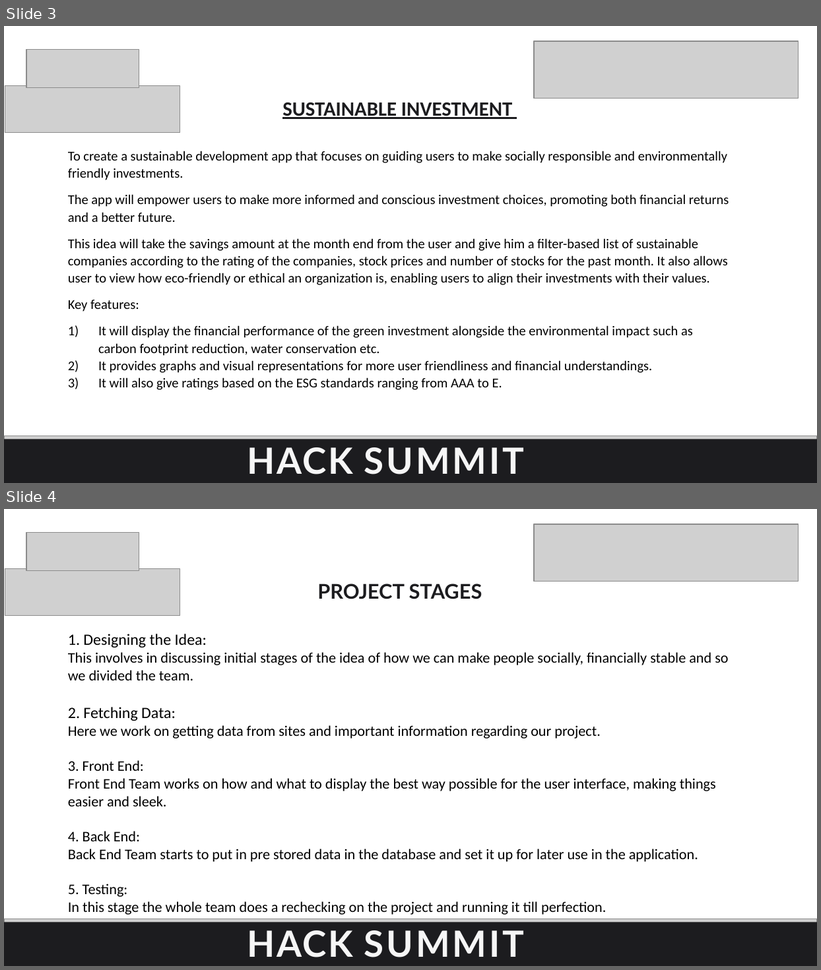
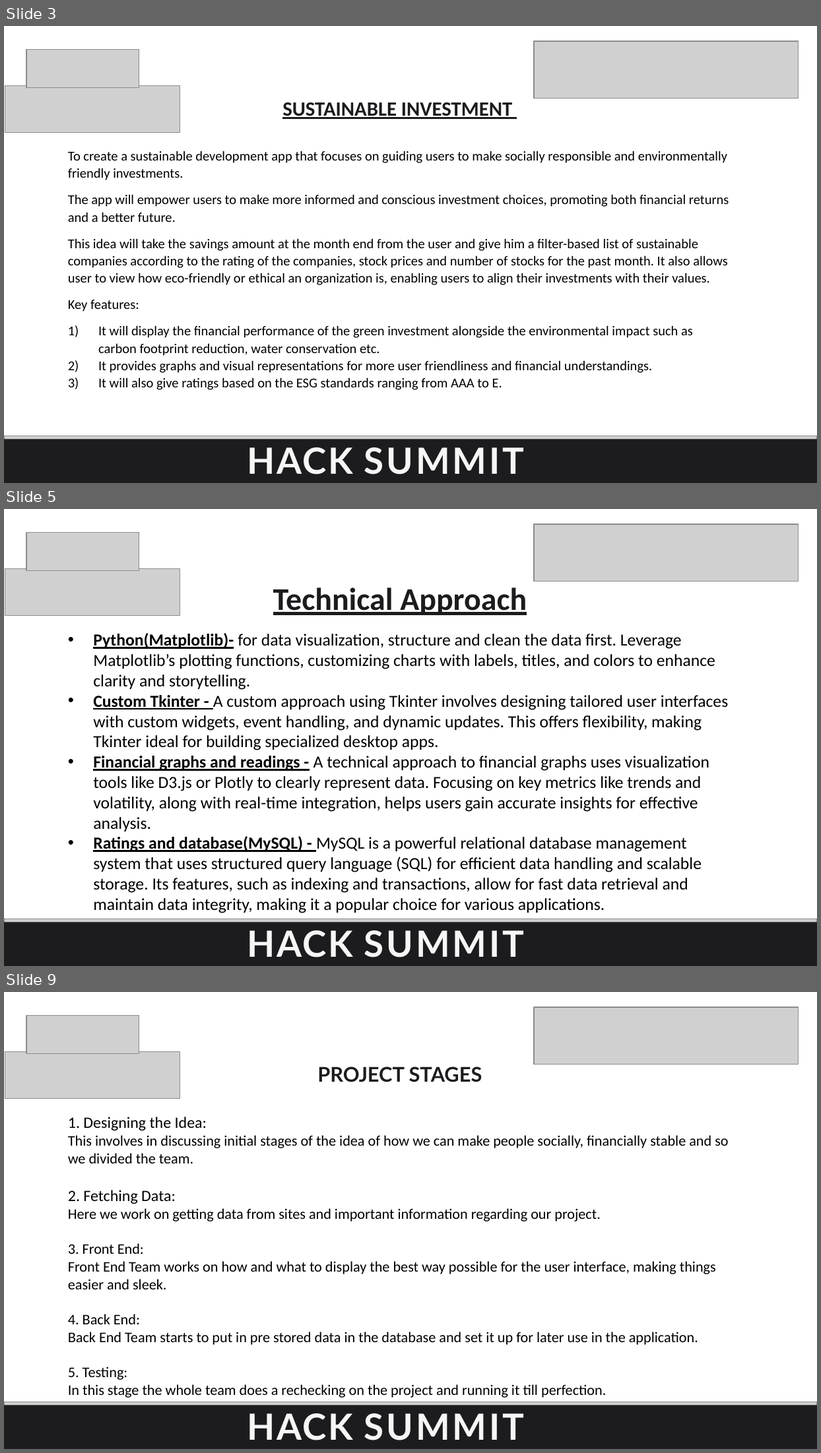
Before and after one commit to vihanvt/hackathon, a slide deck: hacksummit.pptx. Shown one above the other, each under a label of ours: slides 3 and 4 before the commit, slides 3, 5 and 9 after it; the slides between them are not shown. The pictures are 821x970 and 821x1453 pixels, drawn with LibreOffice and Linux fonts; fonts in the diff are those of the drawing; grey boxes stand for pictures; background and template pictures are left out. Boxes give left, top, right and bottom in pixels: in the first picture for what was removed or moved away, otherwise in the second. Text is boxed around its words. In the diff, an @@ line names an element or a change of style, - is before the commit and + after.

```diff
--- a/hacksummit.pptx
+++ b/hacksummit.pptx
@@ slide 5 added at (4, 509, 817, 966), background picture (left out) @@
@@ picture added at (534, 524, 799, 582) @@
@@ picture added at (26, 533, 139, 571) @@
@@ picture added at (5, 568, 180, 615) @@
@@ title added at (273, 588, 527, 615), 28 pt, text #1C1C1F, bold, underline @@
+Technical Approach
@@ subtitle added at (93, 633, 728, 914), 15 pt, text #000000 @@
+• Python(Matplotlib)- for data visualization, structure and clean the data first. Leverage Matplotlib’s plotting functions, customizing charts with labels, titles, and colors to enhance clarity and storytelling.
+• Custom Tkinter - A custom approach using Tkinter involves designing tailored user interfaces with custom widgets, event handling, and dynamic updates. This offers flexibility, making Tkinter ideal for building specialized desktop apps.
+• Financial graphs and readings - A technical approach to financial graphs uses visualization tools like D3.js or Plotly to clearly represent data. Focusing on key metrics like trends and volatility, along with real-time integration, helps users gain accurate insights for effective analysis.
+• Ratings and database(MySQL) - MySQL is a powerful relational database management system that uses structured query language (SQL) for efficient data handling and scalable storage. Its features, such as indexing and transactions, allow for fast data retrieval and maintain data integrity, making it a popular choice for various applications.
@@ picture added at (4, 919, 817, 966) @@
@@ freeform shape added at (4, 922, 817, 966), fill #1C1C1F @@
@@ text added at (247, 931, 524, 958), 32 pt, text #F6F6F6, bold @@
+HACK SUMMIT ’24
@@ what was slide 4 is now slide 9 @@
```
Also in this commit, not shown: 4 other slides added.
